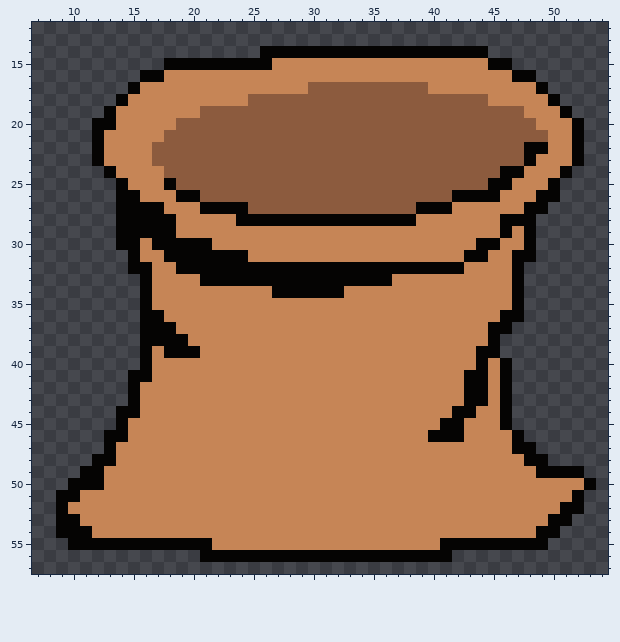
Two states of a pixel-art file, Assets/Sprites/Enemies/Potato_Sack.ase. This is how it looked before the edit.
64x64 pixels, 1 frame. Colours within 5 levels of each other are drawn and written as one. Shown: x 7..54, y 12..57.
The result:
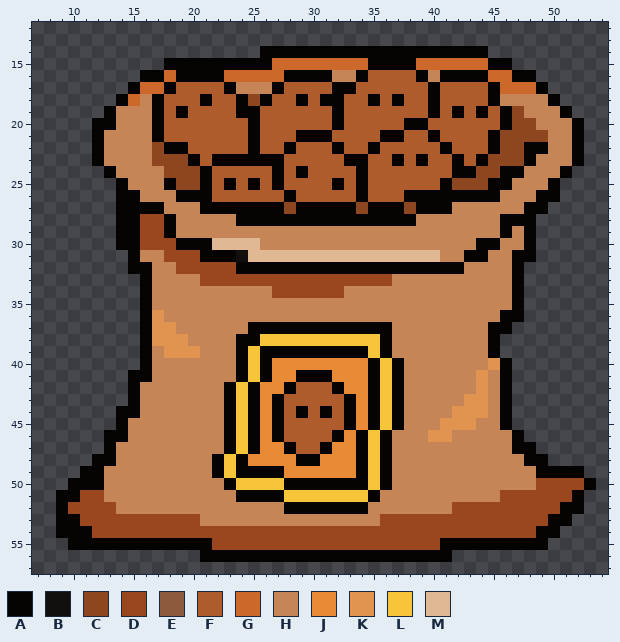
Palette (. is transparent): A #050403  B #130f0c  C #8d461f  D #9b471e  E #8c5b3e  F #b05b2c  G #cc692a  H #c68556  J #e88a36  K #e0944f  L #f8c53a  M #e1b894
Diff:
layer "Potatoes" added
Changed rows in their new state; - is an unchanged pixel.
Layers "Shading", "Potatoes", "Sack":
first column x 10:
15 -----------------GGGGGGGGAAAAGGGGGG--------
16 --------GAAAAGGGGGAAAA--AFFFFA-AAAAGG------
17 ------GGAFFFFA---AFFFFAAFFFFFFAFFFFAGGG----
18 -----G-AFFFAFFACAFFAFAAFFAFAFFAFFFFA-------
19 -------AFAFFFFAAFFFFFFAFFFFFFFAFAFAFAC-----
20 -------AFFFFFFFAFFFFFFAFFFFFAAFFFFFFACC----
21 -------AFFFFFFFAFFFAAAFFFFAAFFAFFFFACCCC---
22 -------CAAFFFFFAFFAFFFAFFAFFFFFAFFFACC-----
23 -------CCCAFAAAAAAFFFFFAAFFAFAFFAFACCC-----
24 --------CCCAFFFFFAFAFFFFAFFFFFFFAACC-------
25 ---------CCAFAFAFAFFFFAFAFFFFFFACCC--------
26 -----------AFFFFFFAFFFFFAFFFAAAA-----------
27 ---------------AAACAAAAACAAAC--------------
28 ------DD-----------------------------------
29 ------DD-----------------------------------
30 ------DDD---MMMM---------------------------
31 --------DDD---BMMMMMMMMMMMMMMMM------------
32 ---------DDDDD-----------------------------
33 -----------DDDDDDDDDDDDDDDD----------------
34 -----------------DDDDDD--------------------
36 -------K-----------------------------------
37 -------KK------AAAAAAAAAAAA----------------
38 -------KKK----AALLLLLLLLLLA----------------
39 --------KKK---ALAAAAAAAAALA-------H--------
40 --------------ALAJJJJJJJJALA------HK-------
41 --------------ALAJJAAAJJJALA-----HK--------
42 -------------ALAJJAFFFAJJALA-----HK--------
43 -------------ALAJAFFFFFAJALA-----KK--------
44 -------------ALAJAFAFAFAJALA----KKK--------
45 -------------ALAJAFFFFFAJALA---KKK---------
46 -------------ALAJAFFFFAJALA---KKH----------
47 -------------ALAJJAFFAJJALA----------------
48 ------------ALAJJJJAAJJJALA----------------
49 ------------ALAAAAJJJJJJALA----------------
50 -------------ALLLLAAAAAAALA------------DDDD
51 -DD-----------AAAALLLLLLLA----------DDDDDD-
52 DDDD--------------AAAAAAA-------DDDDDDDDD--
53 -DDDDDDDDDD---------------DDDDDDDDDDDDDD---
54 --DDDDDDDDDDDDDDDDDDDDDDDDDDDDDDDDDDDDD----
55 ------------DDDDDDDDDDDDDDDDDDD------------
